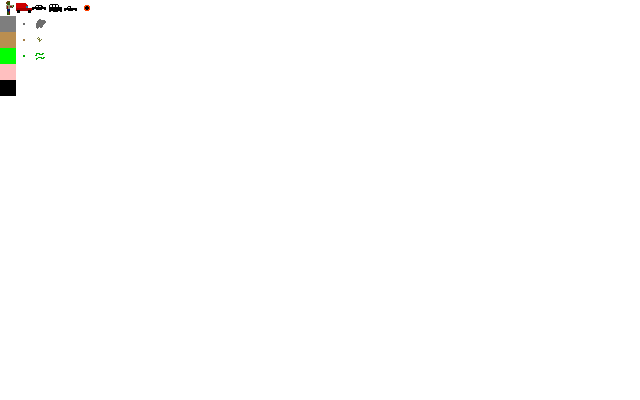
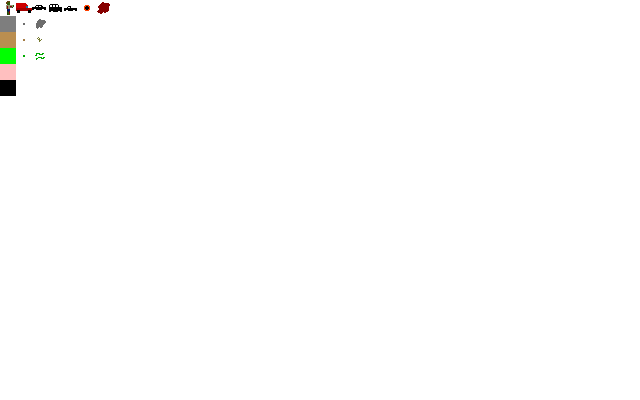
Before/after of a 640x400 layered artwork. What changed in the layer stack:
added layer "bloodstain" above "asphalt-bg" over (x1=97, y1=2, x2=110, y2=14)
